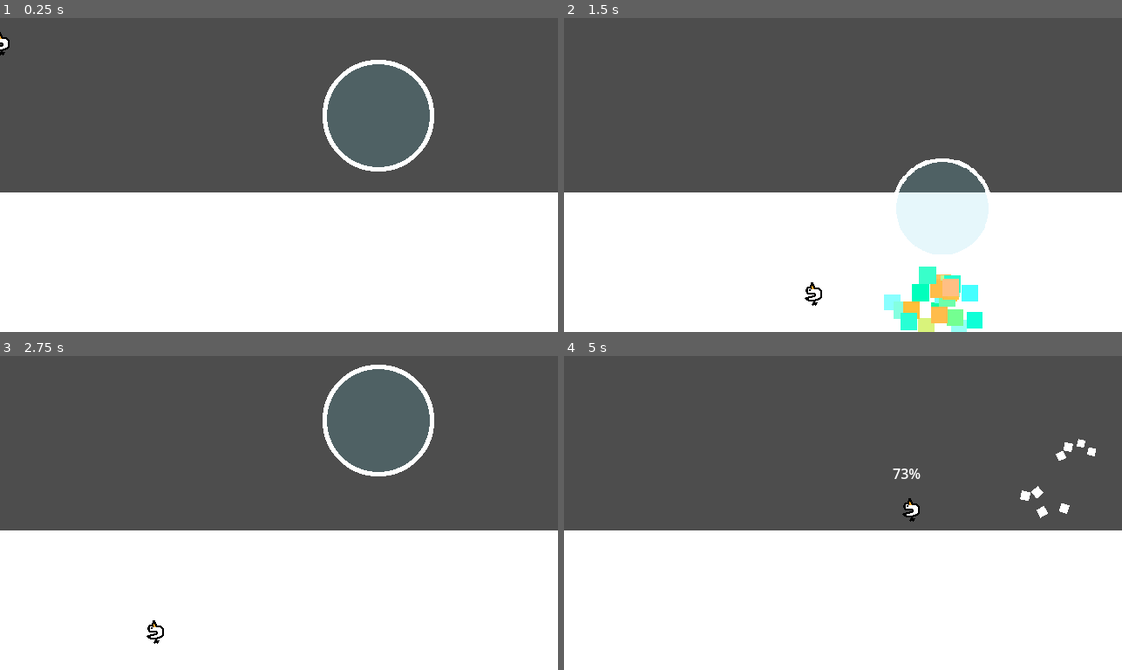
Above: before the commit, frames 1-4 (two rows, left to right).
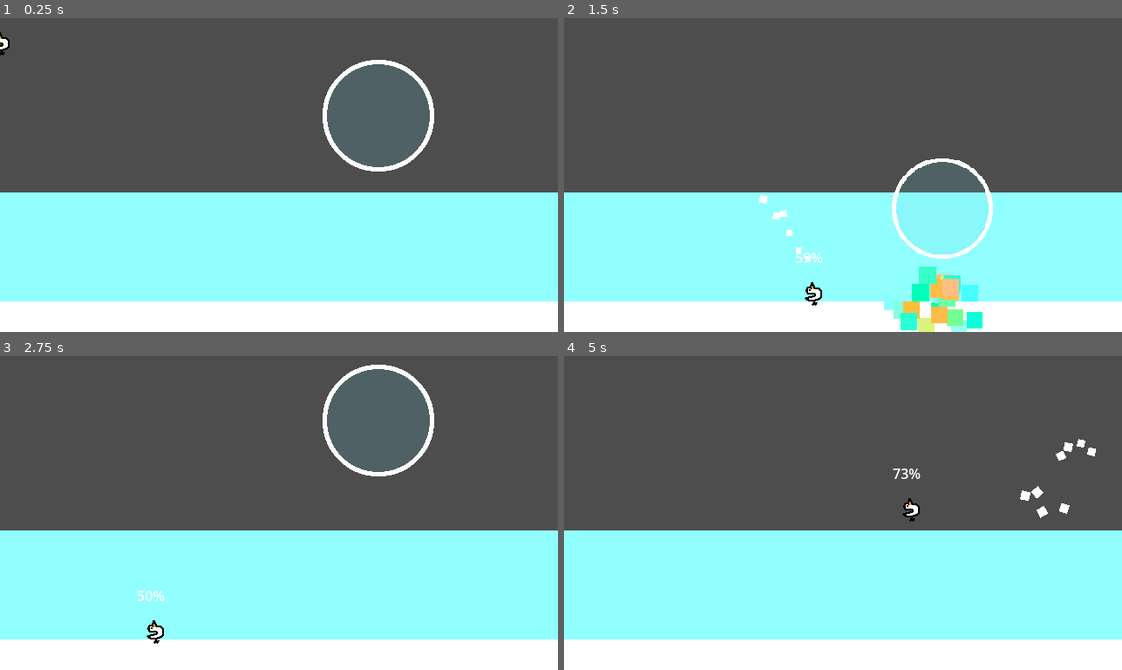
Above: after the commit, the same moments.

Repository: ron0studios/Global-Game-Jam-2025
Game: Godot game, scene res://objects/sandbox.tscn
The game is run twice, just before and just after one commit, with the same random seed, the same clock (stepped at 60 frames per second) and the same inputs. The engine's default icon, where the game draws it, is replaced by a stand-in: a white triangle on a blue panel in a dark square.
Inputs (mouse positions are in pixels of both pictures, inside the frame that each line leads up to):
- Up to frame 1 (0.25 s): no input
- Up to frame 2 (1.5 s): move the mouse to (965, 159) at 0.52 s; hold Space (blow) 0.53-1.28 s; hold Right (ui_right) from 0.53 s (still down); tap W (jump) at 0.77 s; move the mouse to (731, 190) at 1.27 s; tap Space (blow) at 1.35 s
- Up to frame 3 (2.75 s): tap W (jump) at 1.52 s; move the mouse to (334, 443) at 2.02 s; release Right (ui_right) at 2.03 s; hold Left (ui_left) from 2.03 s (still down); hold Space (blow) from 2.03 s (still down)
- Up to frame 4 (5 s): move the mouse to (815, 575) at 2.77 s; release Left (ui_left) at 2.78 s; release Space (blow) at 2.78 s; hold Right (ui_right) 2.78-4.28 s; tap Space (blow) at 2.85, 4.35 s; tap W (jump) at 3.02, 3.77, 4.52 s; move the mouse to (1010, 560) at 3.52 s; hold Space (blow) 3.53-4.28 s; move the mouse to (675, 465) at 4.27 s; hold Left (ui_left) from 4.28 s (still down)

The runs differ from the first frame. In frame 1, 35% of the frame differs, in the area x 0-100%, y 55-91%; in frame 2, 33%; in frame 3, 35%; in frame 4, 35%.

Commit message:
state machine structure implemented

Diff:
--- a/objects/buoyancy.gd
+++ b/objects/buoyancy.gd
@@ -3,4 +3,4 @@
 @onready var parent = get_parent()
 func _process(delta: float) -> void:
 	if parent.position.y > Global.water_level:
-		parent.velocity.y += delta * parent.position.y-Global.water_level
+		parent.velocity.y = (parent.velocity.y + delta * parent.position.y-Global.water_level*0.4) * 0.8
--- a/objects/player.tscn
+++ b/objects/player.tscn
@@ -1,9 +1,8 @@
-[gd_scene load_steps=16 format=3 uid="uid://5hhqv1ty5cr2"]
+[gd_scene load_steps=15 format=3 uid="uid://5hhqv1ty5cr2"]
 
 [ext_resource type="Script" path="res://player.gd" id="1_1uga2"]
 [ext_resource type="Texture2D" uid="uid://d5gw5bael405" path="res://icon.svg" id="1_nn3tg"]
 [ext_resource type="Texture2D" uid="uid://ctfpdlxbeg7qt" path="res://assets/player.png" id="3_po0rm"]
-[ext_resource type="PackedScene" uid="uid://dfuf1ioymn73j" path="res://objects/buoyancy.tscn" id="4_gd7ri"]
 
 [sub_resource type="RectangleShape2D" id="RectangleShape2D_f0w82"]
 size = Vector2(5.33333, 6)
--- a/objects/sandbox.tscn
+++ b/objects/sandbox.tscn
@@ -13,6 +13,7 @@
 offset_top = 200.0
 offset_right = 967.0
 offset_bottom = 432.0
+color = Color(0.572549, 1, 1, 1)
 
 [node name="box" type="Node2D" parent="."]
 position = Vector2(-169, -251)
